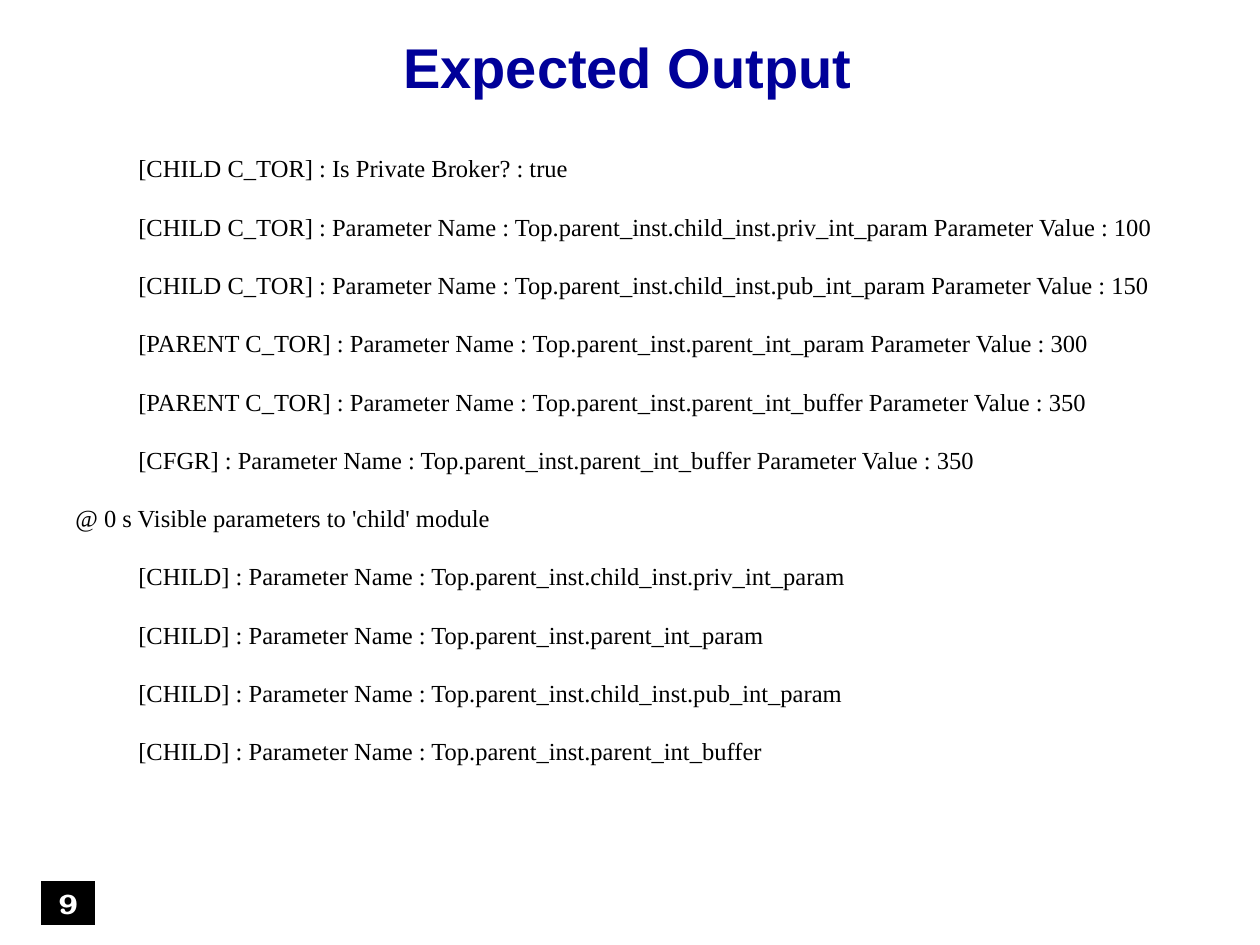
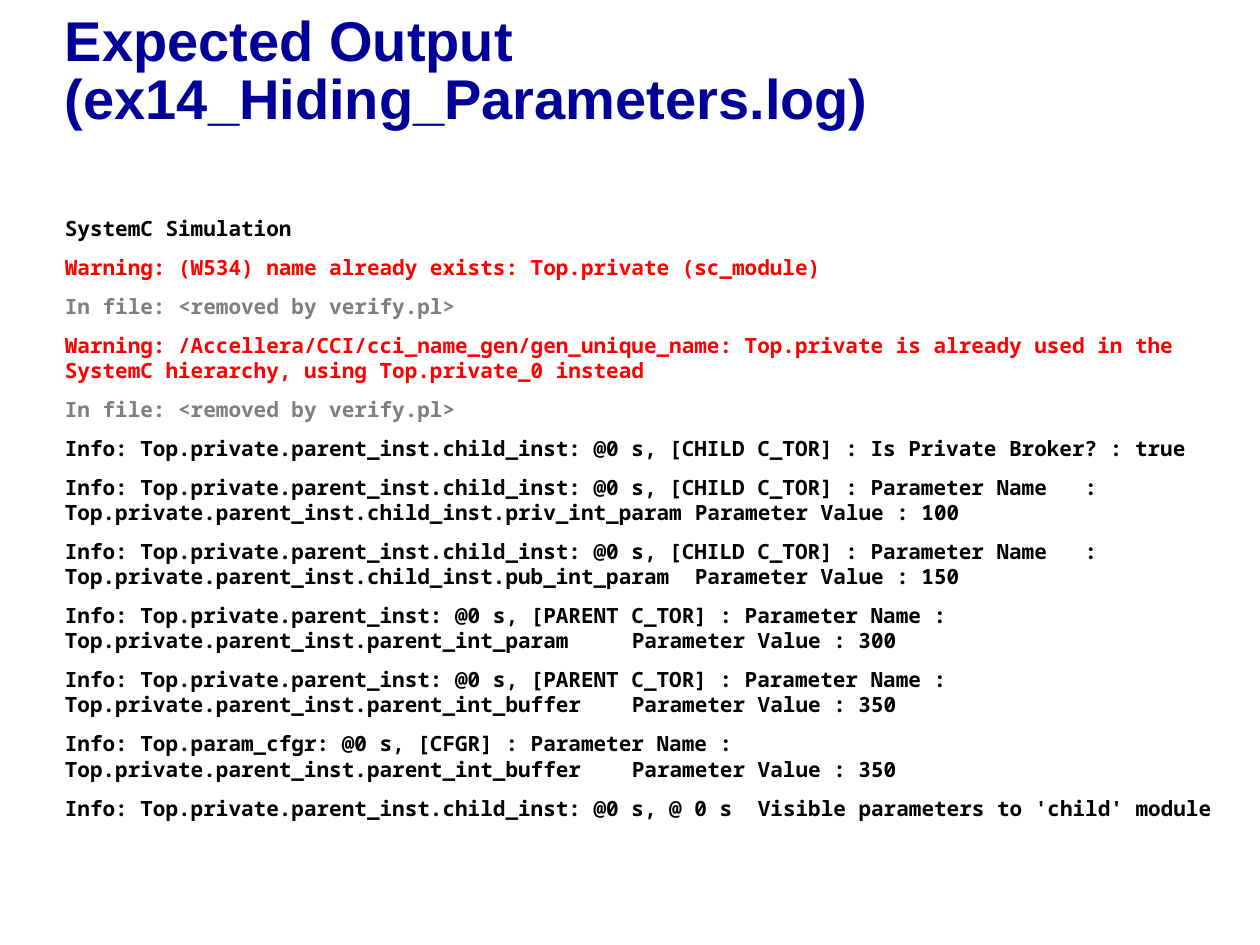
Before and after one commit to accellera-official/cci, a slide deck: slide 8 of examples/ex14_Hiding_Parameters/docs/ex14_Hiding_Parameters.ppt (slide 9 before the commit). Drawn at 1260x945 pixels with LibreOffice and Linux fonts; fonts in the diff are those of the drawing; background and template pictures are left out. Boxes give left, top, right and bottom in pixels: in the first picture for what was removed or moved away, otherwise in the second. Text is boxed around its words. In the diff, an @@ line names an element or a change of style, - is before the commit and + after.

```diff
--- a/examples/ex14_Hiding_Parameters/docs/ex14_Hiding_Parameters.ppt
+++ b/examples/ex14_Hiding_Parameters/docs/ex14_Hiding_Parameters.ppt
@@ title added at bbox=[65, 20, 868, 129], 32 pt, text #000099, bold @@
+Expected Output (ex14_Hiding_Parameters.log)
@@ free removed at bbox=[181, 37, 1074, 106] @@
-Expected Output
@@ text "SystemC Simulation": place and size @@
-text "SystemC Simulation" at bbox=[63, 147, 1197, 799]
+text "SystemC Simulation" at bbox=[65, 219, 1212, 821]
@@ text at bbox=[65, 219, 1212, 821]: text changed; size 14 to 12 pt; font Times New Roman to Noto Sans Mono; bold on @@
-[CHILD C_TOR] : Is Private Broker? : true
-[CHILD C_TOR] : Parameter Name : Top.parent_inst.child_inst.priv_int_param Parameter Value : 100
-[CHILD C_TOR] : Parameter Name : Top.parent_inst.child_inst.pub_int_param Parameter Value : 150
-[PARENT C_TOR] : Parameter Name : Top.parent_inst.parent_int_param Parameter Value : 300
-[PARENT C_TOR] : Parameter Name : Top.parent_inst.parent_int_buffer Parameter Value : 350
-[CFGR] : Parameter Name : Top.parent_inst.parent_int_buffer Parameter Value : 350
-@ 0 s Visible parameters to 'child' module
-[CHILD] : Parameter Name : Top.parent_inst.child_inst.priv_int_param
-[CHILD] : Parameter Name : Top.parent_inst.parent_int_param
-[CHILD] : Parameter Name : Top.parent_inst.child_inst.pub_int_param
-[CHILD] : Parameter Name : Top.parent_inst.parent_int_buffer
+SystemC Simulation
+Warning: (W534) name already exists: Top.private (sc_module)
+In file: <removed by verify.pl>
+Warning: /Accellera/CCI/cci_name_gen/gen_unique_name: Top.private is already used in the SystemC hierarchy, using Top.private_0 instead
+In file: <removed by verify.pl>
+Info: Top.private.parent_inst.child_inst: @0 s, [CHILD C_TOR] : Is Private Broker? : true
+Info: Top.private.parent_inst.child_inst: @0 s, [CHILD C_TOR] : Parameter Name : Top.private.parent_inst.child_inst.priv_int_param Parameter Value : 100
+Info: Top.private.parent_inst.child_inst: @0 s, [CHILD C_TOR] : Parameter Name : Top.private.parent_inst.child_inst.pub_int_param Parameter Value : 150
+Info: Top.private.parent_inst: @0 s, [PARENT C_TOR] : Parameter Name : Top.private.parent_inst.parent_int_param Parameter Value : 300
+Info: Top.private.parent_inst: @0 s, [PARENT C_TOR] : Parameter Name : Top.private.parent_inst.parent_int_buffer Parameter Value : 350
+Info: Top.param_cfgr: @0 s, [CFGR] : Parameter Name : Top.private.parent_inst.parent_int_buffer Parameter Value : 350
+Info: Top.private.parent_inst.child_inst: @0 s, @ 0 s Visible parameters to 'child' module
@@ rectangle removed at bbox=[42, 882, 94, 924] @@
-9
```
Also in this commit, not shown: 8 other slides changed, 1 slide added, 3 slides removed, 10 other files.
